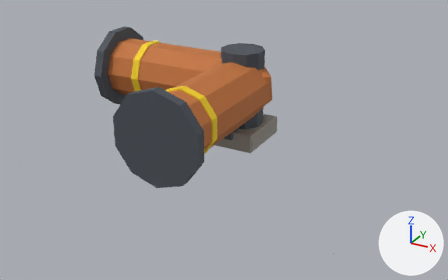
What one commit did to the glTF model public/models/terra/tuyau_coude_t1.glb.
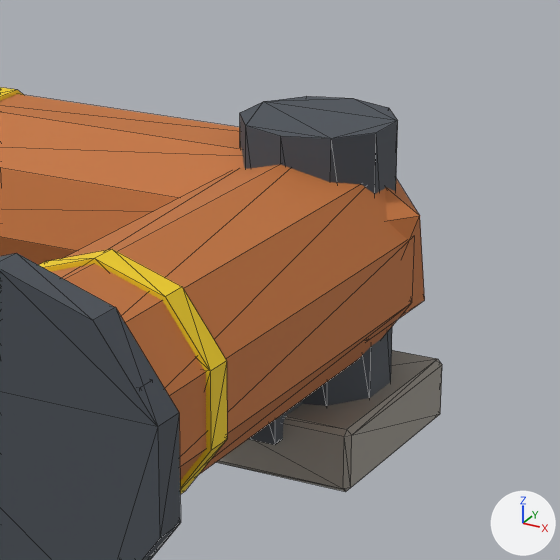
Each version is shown whole from a 50 mm lens placed at (0.866, -1.696, 0.827), pointed at (-0.022, -0.082, 0.02), then close up on the part from 34% to 69% of the width and 6% to 62% of the height. Lighting does not change. The marker at lower right points along +X, +Y and +Z. The first two pictures are the older version. The close-ups show mesh edges as thin lines. Vertices at exactly the same position are counted once.

Names of what the first close-up shows: 'pieces_acier_sombre.044', 'pieces_beton.044', 'pieces_cuivre.016', 'pieces_rive_t1.014'.
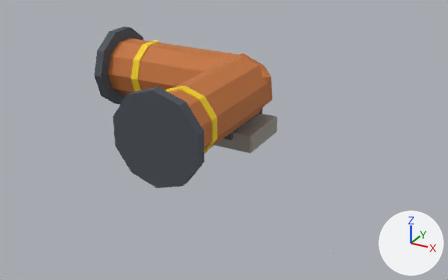
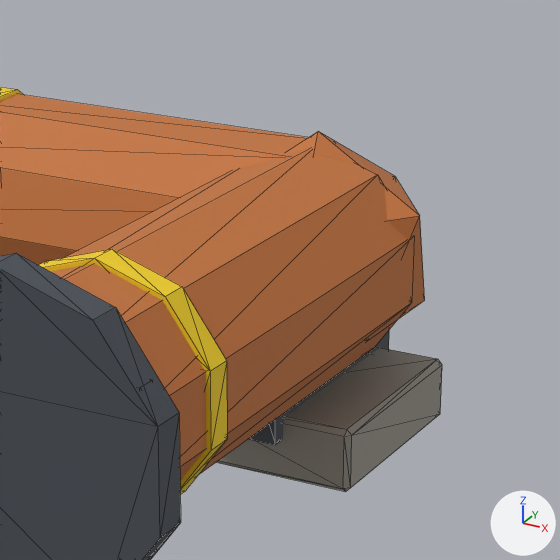
Location of each change, [x1, y1, x2, y2] in pixels of the close-ups (560 x 560 px):
'pieces_acier_sombre.044', reshaped
    before: [0, 96, 398, 560]
    after: [0, 253, 389, 560]
part 1 of me_pieces_acier_sombre_050, deleted
    before: [240, 96, 398, 406]

The change, as a diff of the scene's bpy script:
```diff
--- a/public/models/terra/tuyau_coude_t1.glb.py
+++ b/public/models/terra/tuyau_coude_t1.glb.py
@@ me_pieces_acier_sombre_050 @@
 # used by ob_pieces_acier_sombre_044; location = (0.0, 0.0, 0.0)
-me_pieces_acier_sombre_050.from_pydata(...)  # 68 vertices, 120 faces; spans x -0.494..0.131, y -0.494..0.138, z 0.04..0.318
+me_pieces_acier_sombre_050.from_pydata(...)  # 48 vertices, 84 faces; spans x -0.494..0.131, y -0.494..0.138, z 0.04..0.318
+# me_pieces_acier_sombre_050 part 1: the loose piece of 20 vertices spanning x -0.067..0.067, y -0.07..0.07, z 0.055..0.305 is deleted
 me_pieces_acier_sombre_050.materials.append(mat_acier_sombre)
```
